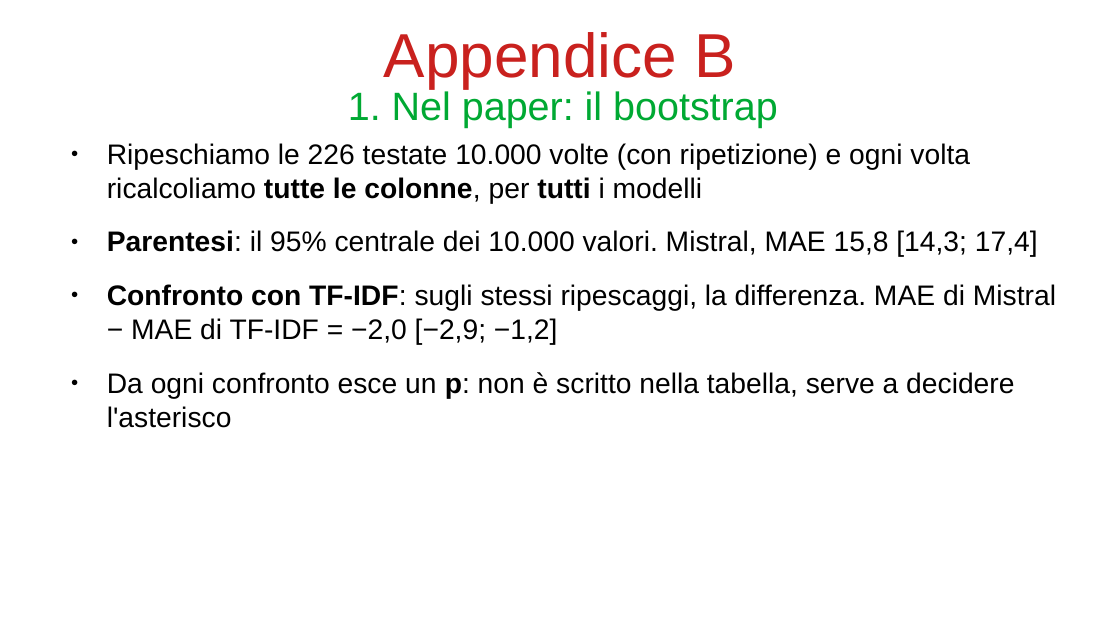
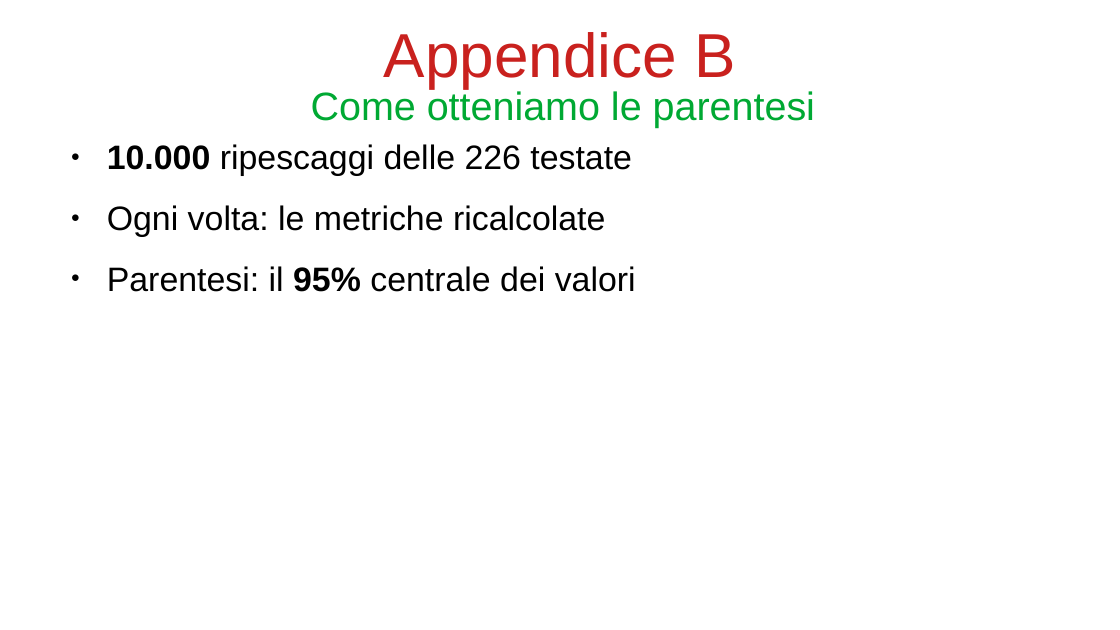
Before and after one commit to bianchi-john/PublisherClassification, a slide deck: slide 28 of Presentazioni/Paper rivista/PaperRivista.odp. Drawn at 1120x630 pixels with LibreOffice and Linux fonts; fonts in the diff are those of the drawing. Boxes give left, top, right and bottom in pixels: in the first picture for what was removed or moved away, otherwise in the second. Text is boxed around its words. In the diff, an @@ line names an element or a change of style, - is before the commit and + after.

```diff
--- a/Presentazioni/Paper rivista/PaperRivista.odp
+++ b/Presentazioni/Paper rivista/PaperRivista.odp
@@ title at (311,89,815,128): text changed @@
-1. Nel paper: il bootstrap
+Come otteniamo le parentesi
@@ text at (107,144,636,292): text changed; size 20 to 24 pt @@
-● Ripeschiamo le 226 testate 10.000 volte (con ripetizione) e ogni volta ricalcoliamo tutte le colonne, per tutti i modelli
-● Parentesi: il 95% centrale dei 10.000 valori. Mistral, MAE 15,8 [14,3; 17,4]
-● Confronto con TF-IDF: sugli stessi ripescaggi, la differenza. MAE di Mistral − MAE di TF-IDF = −2,0 [−2,9; −1,2]
-● Da ogni confronto esce un p: non è scritto nella tabella, serve a decidere l'asterisco
+● 10.000 ripescaggi delle 226 testate
+● Ogni volta: le metriche ricalcolate
+● Parentesi: il 95% centrale dei valori
```
Also in this commit, not shown: 42 other slides changed, 18 slides added, 6 slides removed, 11 other files.
